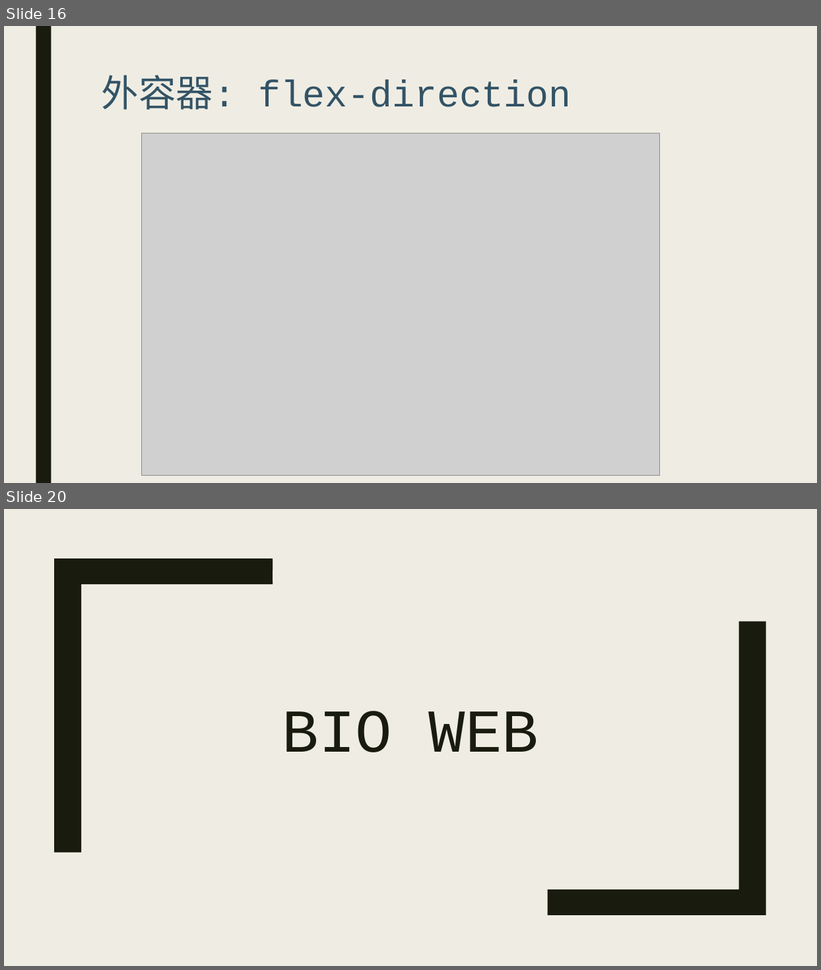
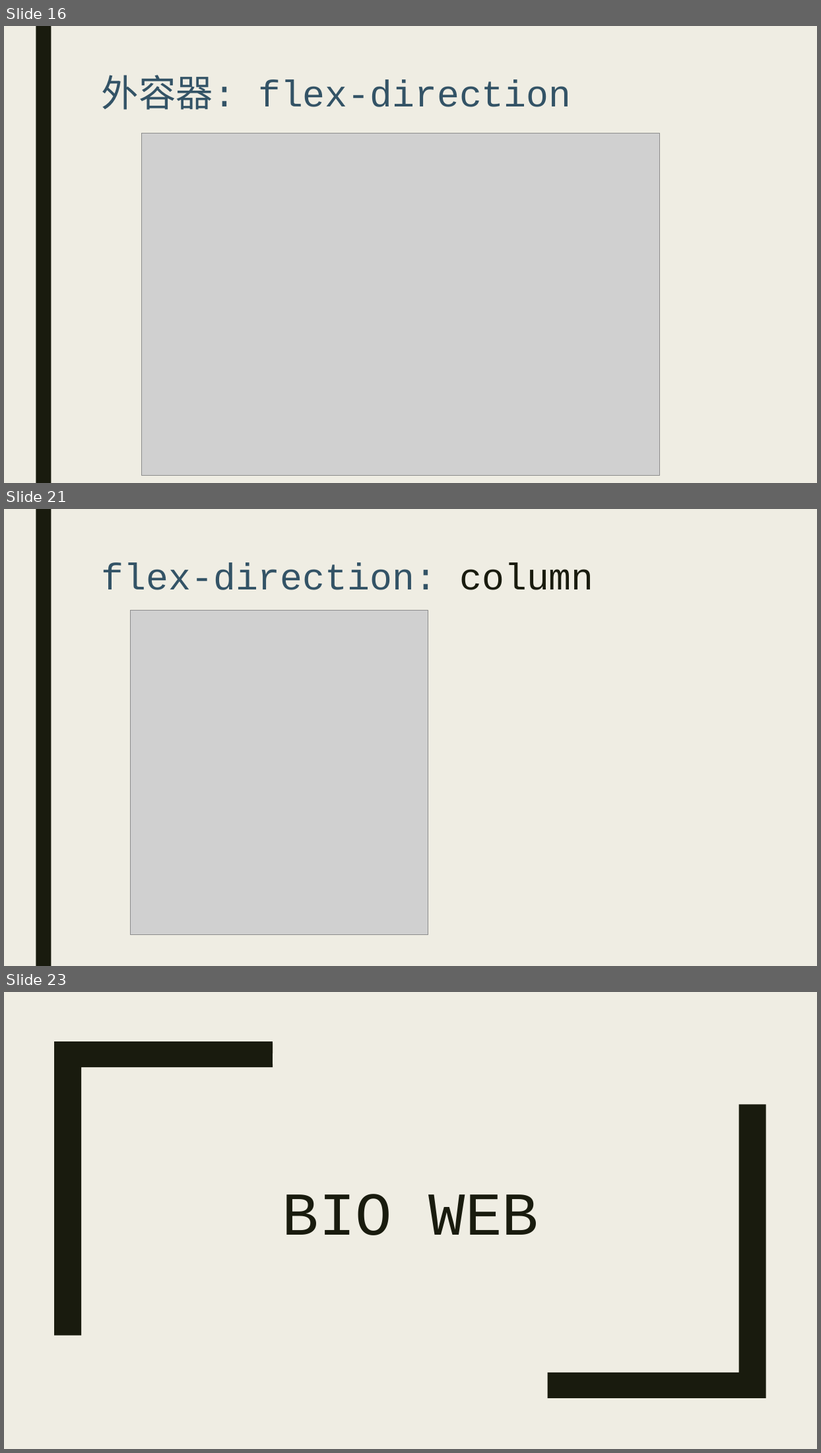
Before and after one commit to Alicexdcw/FrontEndTutorial, a slide deck: sidle-project-porfit.pptx. Shown one above the other, each under a label of ours: slides 16 and 20 before the commit, slides 16, 21 and 23 after it; the slides between them are not shown. The pictures are 821x970 and 821x1453 pixels, drawn with LibreOffice and Linux fonts; fonts in the diff are those of the drawing; grey boxes stand for pictures. Boxes give left, top, right and bottom in pixels: in the first picture for what was removed or moved away, otherwise in the second. Text is boxed around its words. In the diff, an @@ line names an element or a change of style, - is before the commit and + after.

```diff
--- a/sidle-project-porfit.pptx
+++ b/sidle-project-porfit.pptx
@@ slide 21 added at (4,509,817,966), background #EFEDE3; not listed: 1 template element that a slide beside it also shows @@
@@ title added at (102,562,593,590), 44 pt, text #335366 @@
+flex-direction: column
@@ picture added at (130,610,428,935) @@
@@ what was slide 20 is now slide 23 @@
```
Also in this commit, not shown: 7 slides changed, 14 other slides added, 1 slide removed, 3 other files.
